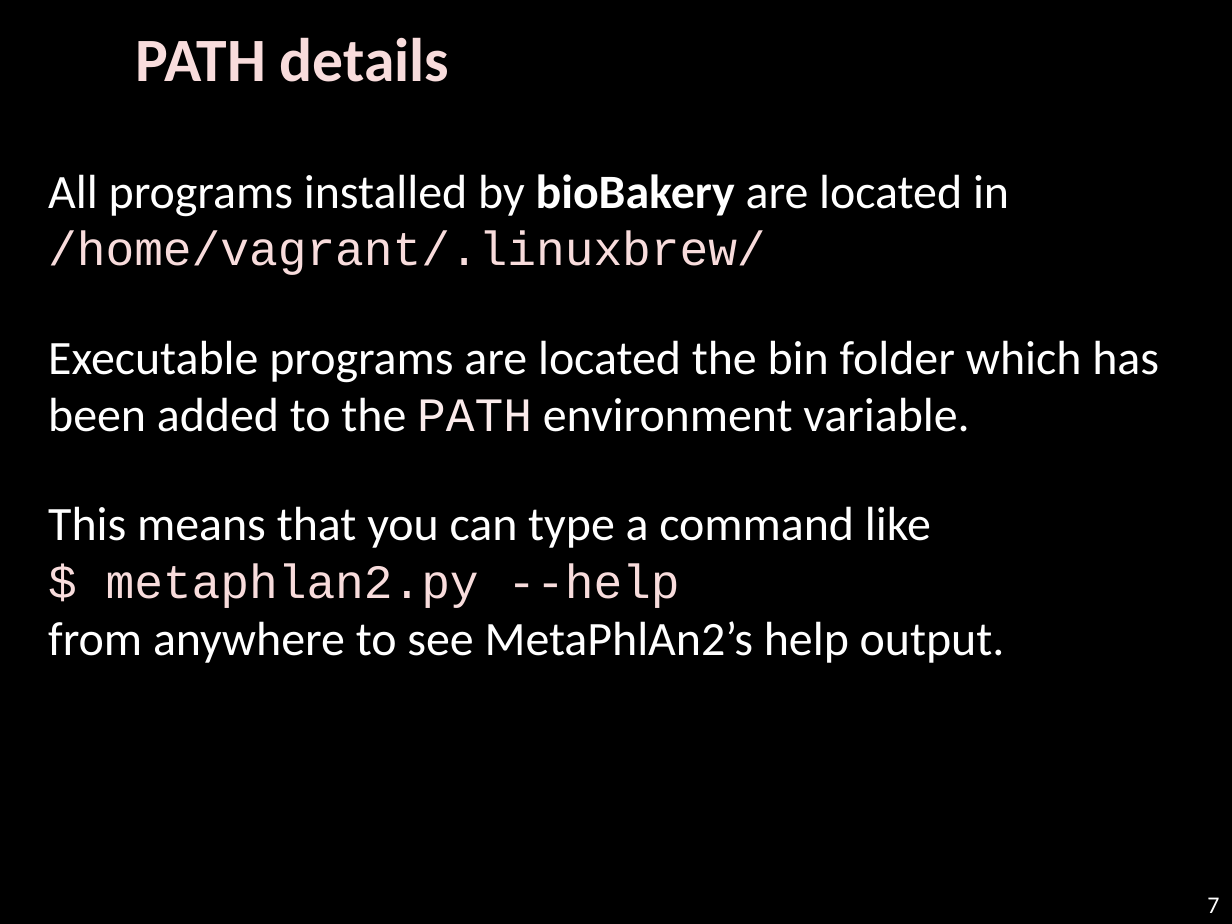
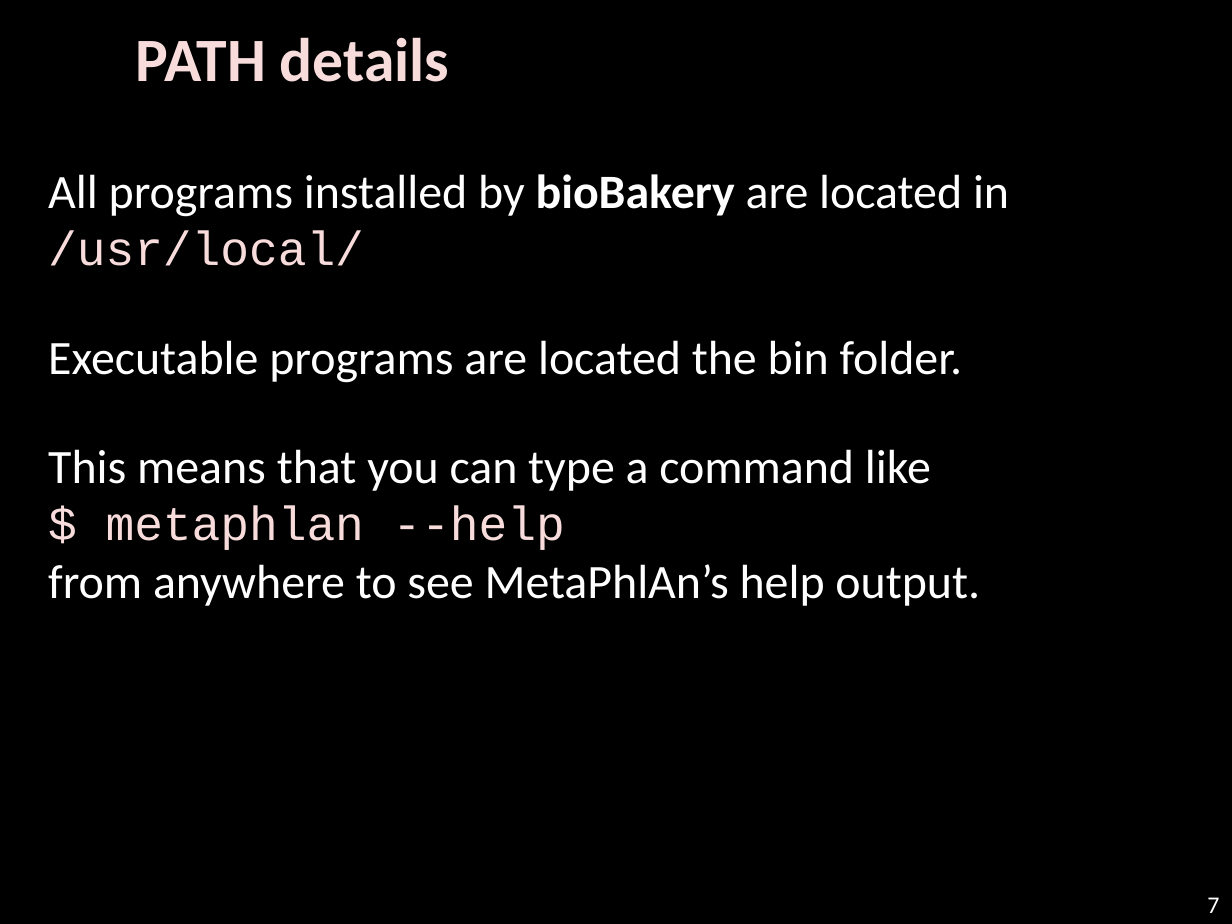
Before and after one commit to biobakery/biobakery, a slide deck: slide 7 of vagrant/biobakery-gui/WELCOME.pptx. Drawn at 1232x924 pixels with LibreOffice and Linux fonts; fonts in the diff are those of the drawing; background and template pictures are left out. Boxes give left, top, right and bottom in pixels: in the first picture for what was removed or moved away, otherwise in the second. Text is boxed around its words. In the diff, an @@ line names an element or a change of style, - is before the commit and + after.

Commit message:
Update vagrantbox provision to replace lightdm config with gdm3 new default, ubuntu 18 changes, conda migrates to pip installs, and update welcome

```diff
--- a/vagrant/biobakery-gui/WELCOME.pptx
+++ b/vagrant/biobakery-gui/WELCOME.pptx
@@ text at box(48, 174, 1009, 606): text changed @@
-All programs installed by bioBakery are located in
-/home/vagrant/.linuxbrew/
-Executable programs are located the bin folder which has been added to the PATH environment variable.
-This means that you can type a command like
-$ metaphlan2.py --help
-from anywhere to see MetaPhlAn2’s help output.
+All programs installed by bioBakery are located in
+/usr/local/
+Executable programs are located the bin folder.
+This means that you can type a command like
+$ metaphlan --help
+from anywhere to see MetaPhlAn’s help output.
```
Also in this commit, not shown: 4 other slides changed, 8 other files.
